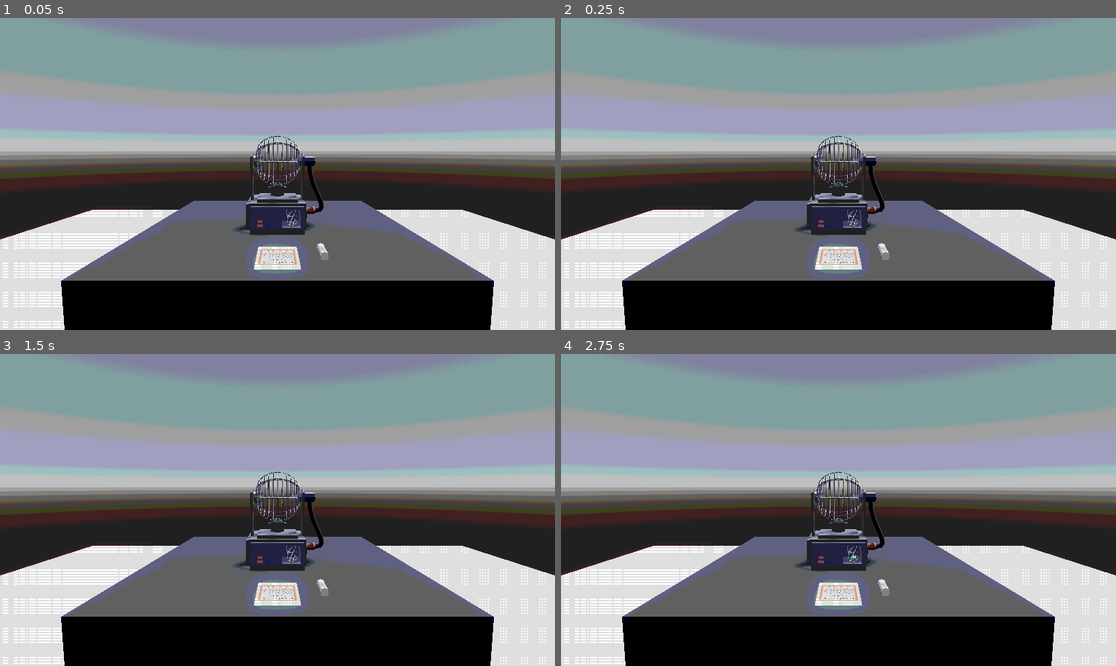
Above: before the commit, frames 1-4 (two rows, left to right).
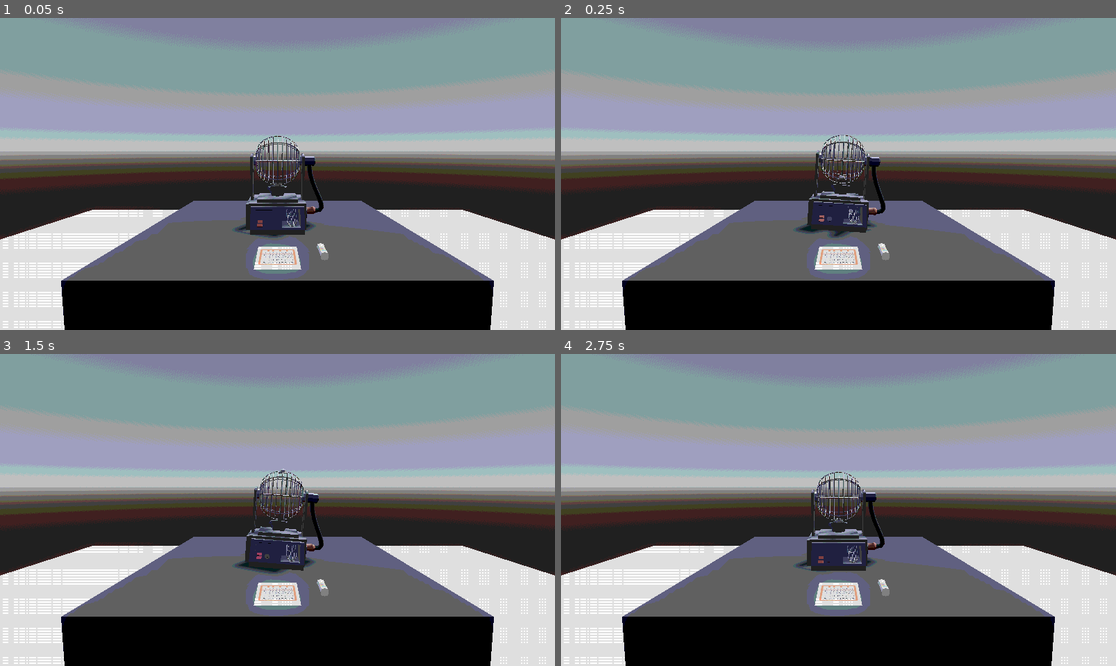
Above: after the commit, the same moments.

Repository: noahpete/bingo
Game: Godot game, scene res://scenes/main/main.tscn
Two runs of this game, one before a commit and one after it. Both use one fixed random seed, a clock stepped at 60 frames per second and the inputs below.
Inputs (mouse positions are in pixels of both pictures, inside the frame that each line leads up to):
- Up to frame 1 (0.05 s): no input
- Up to frame 2 (0.25 s): no input
- Up to frame 3 (1.5 s): move the mouse to (399, 494) at 0.52 s; click (399, 494) at 0.67 s; move the mouse to (166, 525) at 1.27 s; click (166, 525) at 1.42 s
- Up to frame 4 (2.75 s): move the mouse to (894, 441) at 2.02 s; click (894, 441) at 2.17 s

The runs differ from the first frame. In frame 1, 0.4% of the frame differs, in the area x 42-59%, y 37-72%; in frame 2, 2.1%; in frame 3, 1.9%; in frame 4, less than 0.1%.

Commit message:
Bingo machine spin animation update

Diff:
--- a/scenes/bingo_machine/bingo_machine.gd
+++ b/scenes/bingo_machine/bingo_machine.gd
@@ -6,3 +6,4 @@
 
 func play_animation(animation_name: String) -> void:
 	animation_player.play(animation_name)
+	await animation_player.animation_finished
--- a/scenes/bingo_machine/bingo_machine.tscn
+++ b/scenes/bingo_machine/bingo_machine.tscn
@@ -11,7 +11,7 @@
 tracks/0/type = "value"
 tracks/0/imported = false
 tracks/0/enabled = true
-tracks/0/path = NodePath("Cage:rotation")
+tracks/0/path = NodePath("Visuals/Cage:rotation")
 tracks/0/interp = 1
 tracks/0/loop_wrap = true
 tracks/0/keys = {
@@ -59,7 +59,7 @@
 tracks/4/type = "value"
 tracks/4/imported = false
 tracks/4/enabled = true
-tracks/4/path = NodePath("Cage/Selector:rotation")
+tracks/4/path = NodePath("Visuals/Cage/Selector:rotation")
 tracks/4/interp = 1
 tracks/4/loop_wrap = true
 tracks/4/keys = {
@@ -67,6 +67,30 @@
 "transitions": PackedFloat32Array(1),
 "update": 0,
 "values": [Vector3(0, 0, -4.76995e-08)]
+}
+tracks/5/type = "value"
+tracks/5/imported = false
+tracks/5/enabled = true
+tracks/5/path = NodePath("Visuals:position")
+tracks/5/interp = 1
+tracks/5/loop_wrap = true
+tracks/5/keys = {
+"times": PackedFloat32Array(0),
+"transitions": PackedFloat32Array(1),
+"update": 0,
+"values": [Vector3(0, 0, 0)]
+}
+tracks/6/type = "value"
+tracks/6/imported = false
+tracks/6/enabled = true
+tracks/6/path = NodePath("Visuals:rotation")
+tracks/6/interp = 1
+tracks/6/loop_wrap = true
+tracks/6/keys = {
+"times": PackedFloat32Array(0),
+"transitions": PackedFloat32Array(1),
+"update": 0,
+"values": [Vector3(0, 0, 0)]
 }
 
 [sub_resource type="Animation" id="Animation_ypuqk"]
@@ -111,7 +135,7 @@
 tracks/3/type = "value"
 tracks/3/imported = false
 tracks/3/enabled = true
-tracks/3/path = NodePath("Cage/Selector:rotation")
+tracks/3/path = NodePath("Visuals/Cage/Selector:rotation")
 tracks/3/interp = 1
 tracks/3/loop_wrap = true
 tracks/3/keys = {
@@ -123,7 +147,7 @@
 tracks/4/type = "value"
 tracks/4/imported = false
 tracks/4/enabled = true
-tracks/4/path = NodePath("Cage:rotation")
+tracks/4/path = NodePath("Visuals/Cage:rotation")
 tracks/4/interp = 1
 tracks/4/loop_wrap = true
 tracks/4/keys = {
@@ -139,7 +163,7 @@
 tracks/0/type = "value"
 tracks/0/imported = false
 tracks/0/enabled = true
-tracks/0/path = NodePath("Cage:rotation")
+tracks/0/path = NodePath("Visuals/Cage:rotation")
 tracks/0/interp = 2
 tracks/0/loop_wrap = true
 tracks/0/keys = {
@@ -147,6 +171,30 @@
 "transitions": PackedFloat32Array(1, 1),
 "update": 0,
 "values": [Vector3(0, 0, 3.14159), Vector3(0, 0, 21.9911)]
+}
+tracks/1/type = "value"
+tracks/1/imported = false
+tracks/1/enabled = true
+tracks/1/path = NodePath("Visuals:position")
+tracks/1/interp = 2
+tracks/1/loop_wrap = true
+tracks/1/keys = {
+"times": PackedFloat32Array(0, 0.233333, 0.333333, 0.466667, 0.566667, 0.633333, 0.7, 0.8, 0.9, 1, 1.06667, 1.16667, 1.26667, 1.4, 1.53333, 1.73333, 2),
+"transitions": PackedFloat32Array(1, 1, 1, 1, 1, 1, 1, 1, 1, 1, 1, 1, 1, 1, 1, 1, 1),
+"update": 0,
+"values": [Vector3(0, 0, 0), Vector3(0, 0.0582361, 0), Vector3(0, 0.09, 0), Vector3(0, 0.099, 0.035), Vector3(0, 0.033, 0.058), Vector3(0, 0.036, 0.055), Vector3(0, 0.0582361, 0), Vector3(0, 0.09, 0), Vector3(0, 0.099, 0.035), Vector3(0, 0.033, 0.058), Vector3(0, 0.036, 0.055), Vector3(0, 0.0582361, 0), Vector3(0, 0.09, 0), Vector3(0, 0.099, 0.035), Vector3(0, 0.033, 0.058), Vector3(0, 0.036, 0.055), Vector3(0, 0, 0)]
+}
+tracks/2/type = "value"
+tracks/2/imported = false
+tracks/2/enabled = true
+tracks/2/path = NodePath("Visuals:rotation")
+tracks/2/interp = 2
+tracks/2/loop_wrap = true
+tracks/2/keys = {
+"times": PackedFloat32Array(0, 0.233333, 0.333333, 0.466667, 0.566667, 0.633333, 0.7, 0.8, 0.9, 1, 1.06667, 1.16667, 1.26667, 1.4, 1.53333, 1.73333, 2),
+"transitions": PackedFloat32Array(1, 1, 1, 1, 1, 1, 1, 1, 1, 1, 1, 1, 1, 1, 1, 1, 1),
+"update": 0,
+"values": [Vector3(0, 0, 0), Vector3(-0.0663775, -0.00398895, 0.0600671), Vector3(-0.179083, -0.00381244, 0.0570458), Vector3(-0.0366519, -0.00349066, 0.0541052), Vector3(-0.0959931, -0.00349066, 0.00698132), Vector3(0.0925025, -0.00349066, 0.00698132), Vector3(-0.0663775, -0.00398895, 0.0600671), Vector3(-0.179083, -0.00381244, 0.0570458), Vector3(-0.0366519, -0.00349066, 0.0541052), Vector3(-0.0959931, -0.00349066, 0.00698132), Vector3(0.0925025, -0.00349066, 0.00698132), Vector3(-0.0663775, -0.00398895, 0.0600671), Vector3(-0.179083, -0.00381244, 0.0570458), Vector3(-0.0366519, -0.00349066, 0.0541052), Vector3(-0.0959931, -0.00349066, 0.00698132), Vector3(0.0925025, -0.00349066, 0.00698132), Vector3(0, 0, 0)]
 }
 
 [sub_resource type="AnimationLibrary" id="AnimationLibrary_tjmke"]
@@ -180,15 +228,18 @@
 "": SubResource("AnimationLibrary_tjmke")
 }
 
-[node name="Base" parent="." instance=ExtResource("1_o402f")]
-
-[node name="Cage" parent="." instance=ExtResource("2_2mecc")]
-transform = Transform3D(1, 0, 0, 0, 1, 0, 0, 0, 1, 0, 2.59602, 0)
-
-[node name="Selector" parent="Cage" instance=ExtResource("3_pqora")]
-transform = Transform3D(1.2, 5.72394e-08, 0, -5.72394e-08, 1.2, 0, 0, 0, 1.2, 4.654e-08, 0.97569, 0)
-
 [node name="BingoBall" parent="." instance=ExtResource("5_80orr")]
 transform = Transform3D(1, 0, 0, 0, 1, 0, 0, 0, 1, -0.00236545, 1.61147, -0.00749148)
 visible = false
 mesh = SubResource("SphereMesh_pik28")
+
+[node name="Visuals" type="Node3D" parent="."]
+transform = Transform3D(1, 0, 0, 0, 1, 0, 0, 0, 1, 0, 0, 0)
+
+[node name="Base" parent="Visuals" instance=ExtResource("1_o402f")]
+
+[node name="Cage" parent="Visuals" instance=ExtResource("2_2mecc")]
+transform = Transform3D(1, 0, 0, 0, 1, 0, 0, 0, 1, 0, 2.59602, 0)
+
+[node name="Selector" parent="Visuals/Cage" instance=ExtResource("3_pqora")]
+transform = Transform3D(1.2, 5.72394e-08, 0, -5.72394e-08, 1.2, 0, 0, 0, 1.2, 4.654e-08, 0.97569, 0)
--- a/scenes/board/board.tscn
+++ b/scenes/board/board.tscn
@@ -56,6 +56,7 @@
 offset_bottom = 40.0
 
 [node name="B0" type="RichTextLabel" parent="SubViewport/CanvasLayer/B"]
+layout_mode = 0
 offset_left = 13.0
 offset_top = 31.0
 offset_right = 28.0
@@ -66,6 +67,7 @@
 fit_content = true
 
 [node name="B1" type="RichTextLabel" parent="SubViewport/CanvasLayer/B"]
+layout_mode = 0
 offset_left = 13.0
 offset_top = 45.0
 offset_right = 28.0
@@ -76,6 +78,7 @@
 fit_content = true
 
 [node name="B2" type="RichTextLabel" parent="SubViewport/CanvasLayer/B"]
+layout_mode = 0
 offset_left = 13.0
 offset_top = 58.0
 offset_right = 28.0
@@ -86,6 +89,7 @@
 fit_content = true
 
 [node name="B3" type="RichTextLabel" parent="SubViewport/CanvasLayer/B"]
+layout_mode = 0
 offset_left = 13.0
 offset_top = 72.0
 offset_right = 28.0
@@ -96,6 +100,7 @@
 fit_content = true
 
 [node name="B4" type="RichTextLabel" parent="SubViewport/CanvasLayer/B"]
+layout_mode = 0
 offset_left = 13.0
 offset_top = 86.0
 offset_right = 28.0
@@ -113,6 +118,7 @@
 offset_bottom = 40.0
 
 [node name="I0" type="RichTextLabel" parent="SubViewport/CanvasLayer/I"]
+layout_mode = 0
 offset_left = 13.0
 offset_top = 31.0
 offset_right = 28.0
@@ -123,6 +129,7 @@
 fit_content = true
 
 [node name="I1" type="RichTextLabel" parent="SubViewport/CanvasLayer/I"]
+layout_mode = 0
 offset_left = 13.0
 offset_top = 45.0
 offset_right = 28.0
@@ -133,6 +140,7 @@
 fit_content = true
 
 [node name="I2" type="RichTextLabel" parent="SubViewport/CanvasLayer/I"]
+layout_mode = 0
 offset_left = 13.0
 offset_top = 58.0
 offset_right = 28.0
@@ -143,6 +151,7 @@
 fit_content = true
 
 [node name="I3" type="RichTextLabel" parent="SubViewport/CanvasLayer/I"]
+layout_mode = 0
 offset_left = 13.0
 offset_top = 72.0
 offset_right = 28.0
@@ -153,6 +162,7 @@
 fit_content = true
 
 [node name="I4" type="RichTextLabel" parent="SubViewport/CanvasLayer/I"]
+layout_mode = 0
 offset_left = 13.0
 offset_top = 86.0
 offset_right = 28.0
@@ -170,6 +180,7 @@
 offset_bottom = 40.0
 
 [node name="N0" type="RichTextLabel" parent="SubViewport/CanvasLayer/N"]
+layout_mode = 0
 offset_left = 13.0
 offset_top = 31.0
 offset_right = 28.0
@@ -180,6 +191,7 @@
 fit_content = true
 
 [node name="N1" type="RichTextLabel" parent="SubViewport/CanvasLayer/N"]
+layout_mode = 0
 offset_left = 13.0
 offset_top = 45.0
 offset_right = 28.0
@@ -190,6 +202,7 @@
 fit_content = true
 
 [node name="N2" type="RichTextLabel" parent="SubViewport/CanvasLayer/N"]
+layout_mode = 0
 offset_left = 13.0
 offset_top = 58.0
 offset_right = 28.0
@@ -200,6 +213,7 @@
 fit_content = true
 
 [node name="N3" type="RichTextLabel" parent="SubViewport/CanvasLayer/N"]
+layout_mode = 0
 offset_left = 13.0
 offset_top = 72.0
 offset_right = 28.0
@@ -210,6 +224,7 @@
 fit_content = true
 
 [node name="N4" type="RichTextLabel" parent="SubViewport/CanvasLayer/N"]
+layout_mode = 0
 offset_left = 13.0
 offset_top = 86.0
 offset_right = 28.0
@@ -227,6 +242,7 @@
 offset_bottom = 40.0
 
 [node name="G0" type="RichTextLabel" parent="SubViewport/CanvasLayer/G"]
+layout_mode = 0
 offset_left = 13.0
 offset_top = 31.0
 offset_right = 28.0
@@ -237,6 +253,7 @@
 fit_content = true
 
 [node name="G1" type="RichTextLabel" parent="SubViewport/CanvasLayer/G"]
+layout_mode = 0
 offset_left = 13.0
 offset_top = 45.0
 offset_right = 28.0
@@ -247,6 +264,7 @@
 fit_content = true
 
 [node name="G2" type="RichTextLabel" parent="SubViewport/CanvasLayer/G"]
+layout_mode = 0
 offset_left = 13.0
 offset_top = 58.0
 offset_right = 28.0
@@ -257,6 +275,7 @@
 fit_content = true
 
 [node name="G3" type="RichTextLabel" parent="SubViewport/CanvasLayer/G"]
+layout_mode = 0
 offset_left = 13.0
 offset_top = 72.0
 offset_right = 28.0
@@ -267,6 +286,7 @@
 fit_content = true
 
 [node name="G4" type="RichTextLabel" parent="SubViewport/CanvasLayer/G"]
+layout_mode = 0
 offset_left = 13.0
 offset_top = 86.0
 offset_right = 28.0
@@ -284,6 +304,7 @@
 offset_bottom = 40.0
 
 [node name="O0" type="RichTextLabel" parent="SubViewport/CanvasLayer/O"]
+layout_mode = 0
 offset_left = 13.0
 offset_top = 31.0
 offset_right = 28.0
@@ -294,6 +315,7 @@
 fit_content = true
 
 [node name="O1" type="RichTextLabel" parent="SubViewport/CanvasLayer/O"]
+layout_mode = 0
 offset_left = 13.0
 offset_top = 45.0
 offset_right = 28.0
@@ -304,6 +326,7 @@
 fit_content = true
 
 [node name="O2" type="RichTextLabel" parent="SubViewport/CanvasLayer/O"]
+layout_mode = 0
 offset_left = 13.0
 offset_top = 58.0
 offset_right = 28.0
@@ -314,6 +337,7 @@
 fit_content = true
 
 [node name="O3" type="RichTextLabel" parent="SubViewport/CanvasLayer/O"]
+layout_mode = 0
 offset_left = 13.0
 offset_top = 72.0
 offset_right = 28.0
@@ -324,11 +348,12 @@
 fit_content = true
 
 [node name="O4" type="RichTextLabel" parent="SubViewport/CanvasLayer/O"]
-offset_left = 13.0
-offset_top = 86.0
-offset_right = 28.0
-offset_bottom = 103.0
-theme_override_colors/default_color = Color(0, 0, 0, 1)
-theme_override_font_sizes/normal_font_size = 12
-text = "15"
-fit_content = true
+layout_mode = 0
+offset_left = 13.0
+offset_top = 86.0
+offset_right = 28.0
+offset_bottom = 103.0
+theme_override_colors/default_color = Color(0, 0, 0, 1)
+theme_override_font_sizes/normal_font_size = 12
+text = "15"
+fit_content = true
--- a/scenes/main/main.gd
+++ b/scenes/main/main.gd
@@ -1,6 +1,8 @@
 extends Node
 class_name Main
 
+@onready var bingo_machine: BingoMachine = $Entities/BingoMachine
 
 func _ready() -> void:
-	$Entities/BingoMachine/AnimationPlayer.play("dispense")
+	await bingo_machine.play_animation("spin")
+	await bingo_machine.play_animation("dispense")
